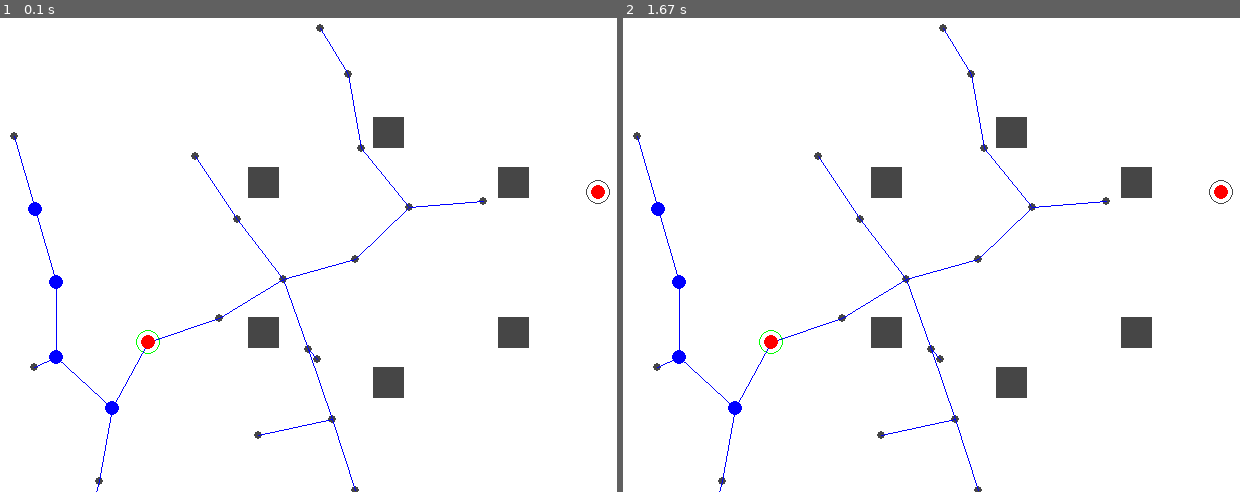
Above: before the commit, frames 1-2 (left to right).
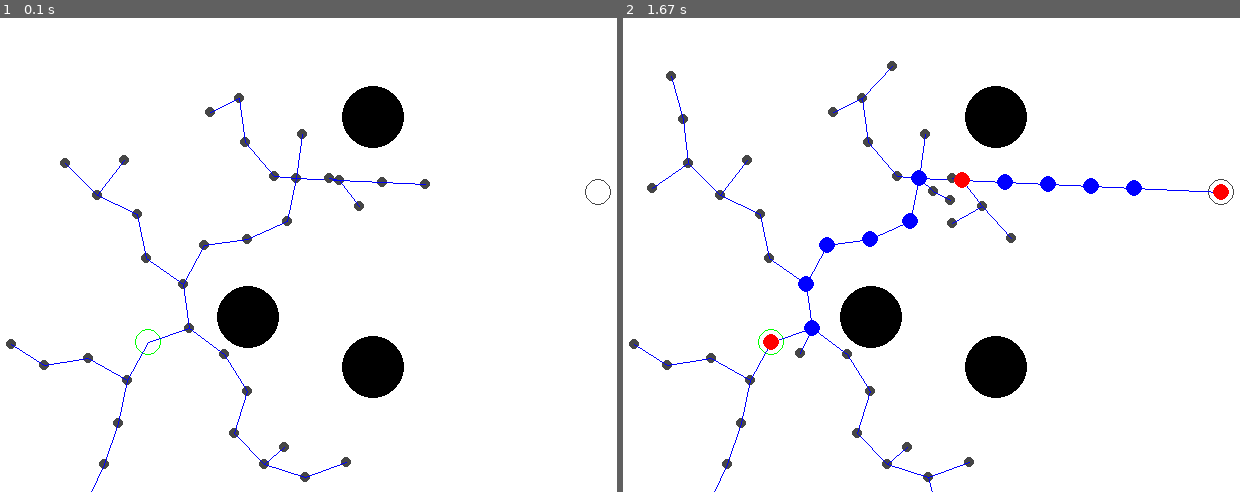
Above: after the commit, the same moments.

Repository: khhaliil/EURO2024
Game: pygame game, started from Tools/PP/RRT.py
Two runs of this game, one before a commit and one after it. Both use one fixed random seed, a clock stepped at 60 frames per second and the inputs below.
Inputs:
- Up to frame 1 (0.1 s): no input
- Up to frame 2 (1.67 s): no input

The runs differ from the first frame. In frame 1, 6.4% of the frame differs, in the area x 0-100%, y 1-100%; in frame 2, 7.0%.

Commit message:
updating my RRT code

Diff:
--- a/Tools/PP/RRT.py
+++ b/Tools/PP/RRT.py
@@ -9,13 +9,12 @@
     obsdim = 31
     iteration = 0
     obstacles = [[250, 325], [375, 125], [375, 375], [250, 175], [500,175], [500, 325]]
-    #obstacles = [[250,325], [375,125], [375,375]]
+    obstacles = [[250,325], [375,125], [375,375]]
     pygame.init()
-    map = RRTMap(start, goal, dimensions, obsdim)
+    map = RRTMap(start, goal, dimensions, obsdim,obstacles)
     graph = RRTGraph(start, goal, dimensions, obsdim, obstacles)
 
-    obstacles = graph.addObstacles(obstacles)
-    map.drawMap(obstacles)
+    map.drawMap()
 
     running = True
 
@@ -39,10 +38,8 @@
             pygame.display.update()
         iteration += 1
 
-    map.draw_Path(graph.getPathCoords())
     smoothed_path_coords = graph.optimize_path()
-    print(smoothed_path_coords)
-    map.draw_smoothed_Path(smoothed_path_coords)
+    map.drawPath(graph.getPathCoords(),smoothed_path_coords)
     pygame.display.update()
     pygame.event.wait(0)
     pygame.quit()
--- a/Tools/PP/RRTbasePY.py
+++ b/Tools/PP/RRTbasePY.py
@@ -32,7 +32,7 @@
         - drawPath_1: Method to draw the optimized (smoothed) RRT path.
         - drawobs: Method to draw obstacles on the map.
         """
-    def __init__(self,start,goal,mapDimensions,obsdim):
+    def __init__(self,start,goal,mapDimensions,obsdim,obstacles):
         """
         Initialize RRTMap with start and goal positions, map dimensions, obstacle dimensions, and the number of obstacles.
 
@@ -53,11 +53,11 @@
         pygame.display.set_caption(self.MapWindowName)
         self.map=pygame.display.set_mode((self.Mapw,self.Maph))
         self.map.fill ((255,255,255))
-        self.nodeRad=2
+        self.nodeRad=3
         self.nodeThickness=0
         self.edgeThickness=1
 
-        self.obstacles=[]
+        self.obstacles=obstacles
         self.obsdim = obsdim
 
         #Colors
@@ -66,11 +66,12 @@
         self.green = (0,255,0)
         self.red = (255,0,0)
         self.white = (255,255,255)
-
-
-
-
-    def drawMap(self,obstacles):
+        self.black = (0,0,0)
+
+
+
+
+    def drawMap(self):
         """
         Draw the map with obstacles, start, and goal positions.
 
@@ -80,40 +81,36 @@
 
         pygame.draw.circle(self.map,self.green,self.start,self.nodeRad+10,1)
         pygame.draw.circle(self.map,self.grey,self.goal,self.nodeRad+10,1)
-        self.drawobs(obstacles)
-
-    def draw_Path(self, path):
+        self.drawobs()
+
+    def drawPath(self, path, path_smoothed):
         """
         Draw the original RRT path.
+        Draw the optimized (smoothed) RRT path.
 
         Parameters:
         - path (list): List of nodes representing the original RRT path.
+        - path_smoothed (list): List of nodes representing the optimized RRT path.
         """
         for node in path:
             pygame.draw.circle(self.map, self.blue, node, self.nodeRad+5, 0)
-
-    def draw_smoothed_Path(self, path_smoothed):
-        """
-        Draw the optimized (smoothed) RRT path.
-
-        Parameters:
-        - path_smoothed (list): List of nodes representing the optimized RRT path.
-        """
         for node in path_smoothed:
             pygame.draw.circle(self.map, self.red, node, self.nodeRad+5, 0)
 
-
-    def drawobs(self,obstacles):
+    def drawobs(self):
         """
         Draw obstacles on the map.
 
         Parameters:
         - obstacles (list): List of obstacle positions.
         """
-        obstaclesList=obstacles.copy()
+        print("ghassen")
+        obstaclesList=self.obstacles.copy()
+        print(obstaclesList)
         while (len(obstaclesList)>0):
             obstacle = obstaclesList.pop(0)
-            pygame.draw.rect(self.map,self.grey,obstacle)
+            pygame.draw.circle(self.map, self.black, obstacle, self.obsdim, 0)
+
 
 class RRTGraph:
     """
@@ -171,7 +168,8 @@
         self.x=[]
         self.y=[]
         self.parent=[]
-        self.safety_distance=5
+        self.myRad = 38
+        self.safety_distance=6
         #initialize the tree
         self.x.append(x)
         self.y.append(y)
@@ -185,26 +183,6 @@
         #smoothed path
         self.refined_path=[]
 
-
-    def addObstacles(self, obstacles):
-        """
-        Convert obstacle positions to pygame.Rect objects.
-
-        Parameters:
-        - obstacles (list): List of obstacle positions.
-
-        Returns:
-        - obs (list): List of pygame.Rect objects representing obstacles.
-        """
-        obs = []
-        for pos in obstacles:
-            x, y = pos
-            rectang = pygame.Rect((x, y), (self.obsDim, self.obsDim))
-            obs.append(rectang)
-
-        self.obstacles = obs.copy()
-        return obs
-
     def add_node(self,n,x,y):
         """
         Add a node to the graph with given coordinates.
@@ -315,8 +293,12 @@
         (x,y)=(self.x[n],self.y[n])
         obs=self.obstacles.copy()
         while len(obs) > 0:
-            rectang = obs.pop(0)
-            if (rectang.collidepoint(x,y)):
+            temp = obs.pop(0)
+            distance = math.sqrt((x - temp[0])**2 + (y - temp[1])**2)
+            limit = self.obsDim + self.safety_distance + self.myRad
+            print("distance : ",distance)
+            print("limit  :", limit)
+            if distance < limit:
                 self.remove_node(n)
                 return False
         return True
@@ -341,10 +323,8 @@
                 u = i / 100
                 x = x1 * u + x2 * (1 - u)
                 y = y1 * u + y2 * (1 - u)
-
-                if math.hypot(x - obstacle.centerx, y - obstacle.centery) < (obstacle.width / 2 + self.safety_distance):
+                if math.hypot(x - obstacle[0], y - obstacle[1]) < (self.obsDim / 2 + self.safety_distance + self.myRad/2):
                     return True
-
         return False
 
     def connect(self, n1, n2):
@@ -369,7 +349,7 @@
             self.add_edge(n1, n2)
             return True
 
-    def step(self, nnear, nrand, dmax=80):
+    def step(self, nnear, nrand, dmax=50):
         """
         Take a step towards a random sample, ensuring a maximum step distance and avoiding obstacles.
 
@@ -441,19 +421,6 @@
             pathCoords.append([x,y])
         x,y = self.goal[0],self.goal[1]
         pathCoords.append([x,y])
-        return pathCoords
-
-    def getPathCoords_1(self):
-        """
-        Get the coordinates of nodes in the optimized path.
-
-        Returns:
-        - pathCoords (list): List of node coordinates in the optimized path.
-        """
-        pathCoords=[]
-        for node in self.refined_path:
-            x,y=(self.x[node],self.y[node])
-            pathCoords.append([x,y])
         return pathCoords
 
     def bias(self,ngoal):
@@ -522,7 +489,7 @@
                     j -= 1
 
             i = j
-        x,y = self.goal[0],self.goal[1]
-        self.refined_path.append([x,y])
-
+        if not (self.refined_path[-1] == self.goal):
+            x,y = self.goal[0],self.goal[1]
+            self.refined_path.append([x,y])
         return self.refined_path
--- a/Tools/PP/testRRT.py
+++ b/Tools/PP/testRRT.py
@@ -5,7 +5,6 @@
     map = RRTMap(start, goal, dimensions, obsdim)
     graph = RRTGraph(start, goal, dimensions, obsdim, obstacles)
     iteration = 0
-    obstacles = graph.addObstacles(obstacles)
 
     while not graph.path_to_goal():
         if iteration % 10 == 0:
